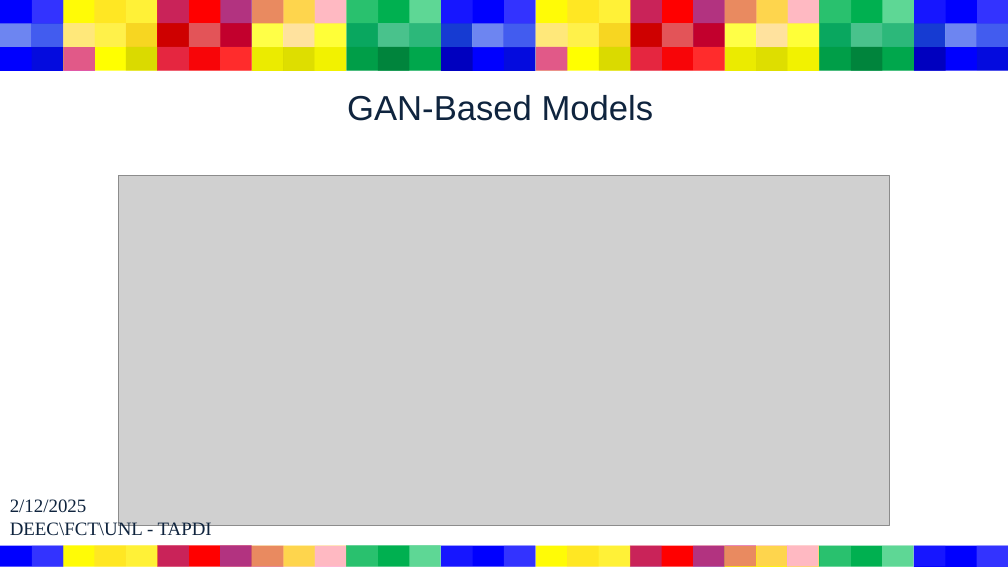
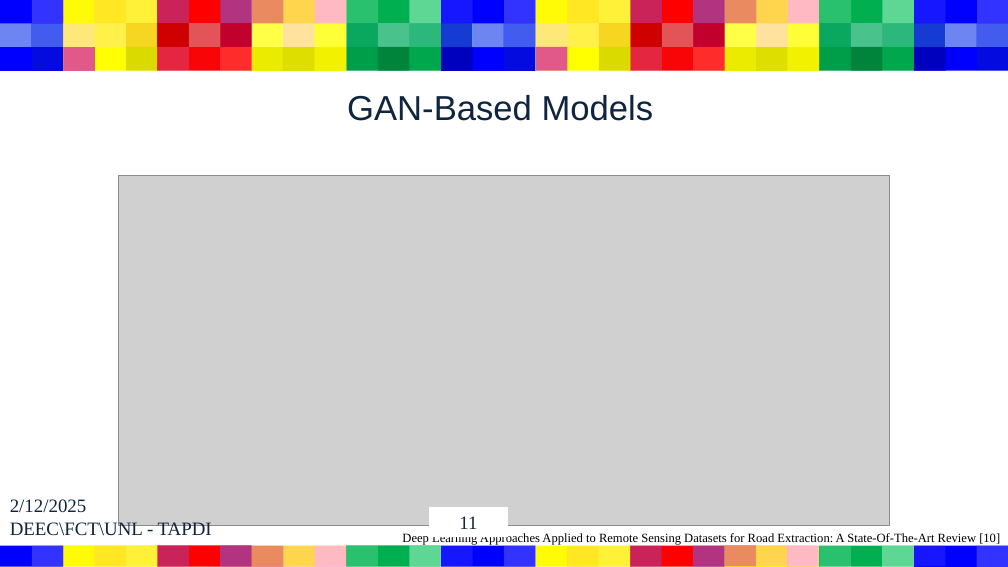
Before and after one commit to Filipe-Cavalheiro/TAPDI, a slide deck: slide 11 of Paper_Presentation.pptx (slide 10 before the commit). Drawn at 1008x567 pixels with LibreOffice and Linux fonts; fonts in the diff are those of the drawing; grey boxes stand for pictures. Boxes give left, top, right and bottom in pixels: in the first picture for what was removed or moved away, otherwise in the second. Text is boxed around its words. In the diff, an @@ line names an element or a change of style, - is before the commit and + after.

```diff
--- a/Paper_Presentation.pptx
+++ b/Paper_Presentation.pptx
@@ page number added at bbox=[430, 507, 508, 538], fill #FFFFFF, 18 pt, text #0F243E @@
+11
@@ text added at bbox=[402, 533, 1000, 545], 12 pt, text #000000 @@
+Deep Learning Approaches Applied to Remote Sensing Datasets for Road Extraction: A State-Of-The-Art Review [10]
```
Also in this commit, not shown: 14 other slides changed, 1 slide added, 1 other file.
